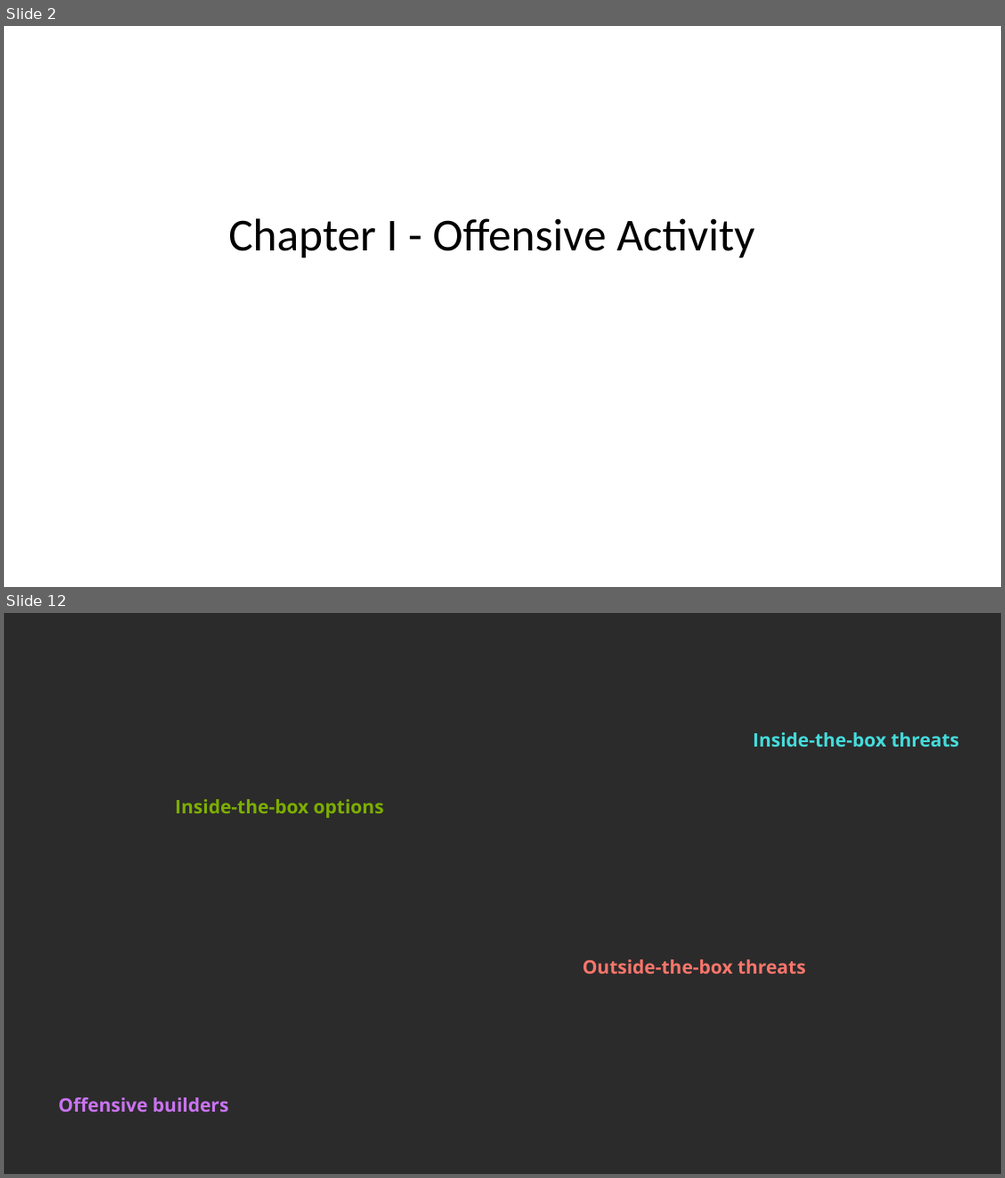
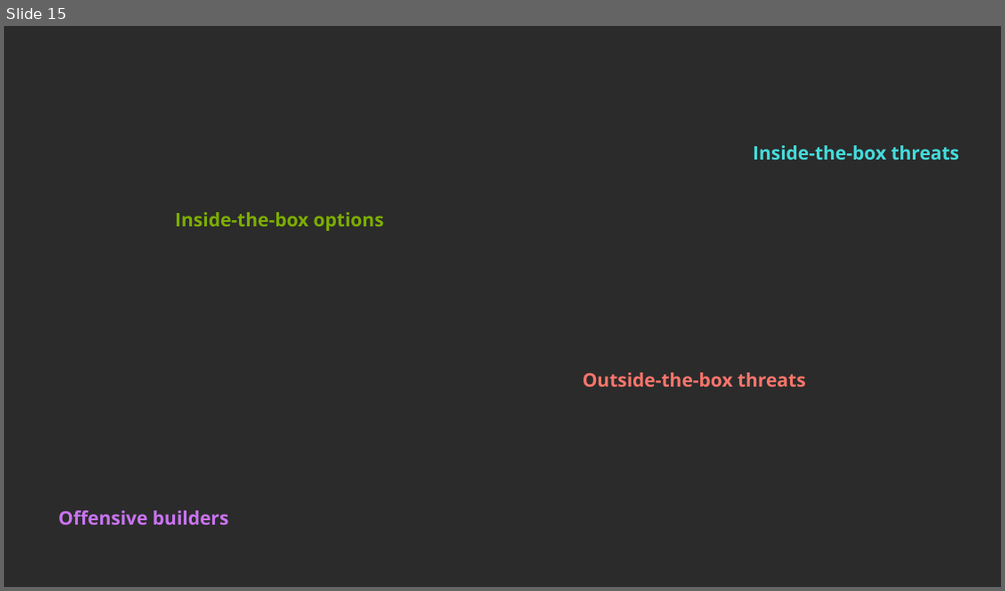
Before and after one commit to YouennMARTIN/Premier-League-Center-Midfielder-Offensive-Activity-Analyses-, a slide deck: Main outcomes.pptx. Shown one above the other, each under a label of ours: slides 2 and 12 before the commit, slide 15 after it; the slides between them are not shown. The pictures are 1005x1178 and 1005x591 pixels, drawn with LibreOffice and Linux fonts; fonts in the diff are those of the drawing; background and template pictures are left out; a plain dark background stands for a picture behind light text. Boxes give left, top, right and bottom in pixels: in the first picture for what was removed or moved away, otherwise in the second. Text is boxed around its words. In the diff, an @@ line names an element or a change of style, - is before the commit and + after.

```diff
--- a/Main outcomes.pptx
+++ b/Main outcomes.pptx
@@ slide 2 removed at <box>4,26,1001,587</box>, background #FFFFFF @@
@@ title removed at <box>228,218,754,258</box> @@
-Chapter I - Offensive Activity
@@ what was slide 12 is now slide 15 @@
```
Also in this commit, not shown: 7 slides changed, 8 slides added, 10 other slides removed.
